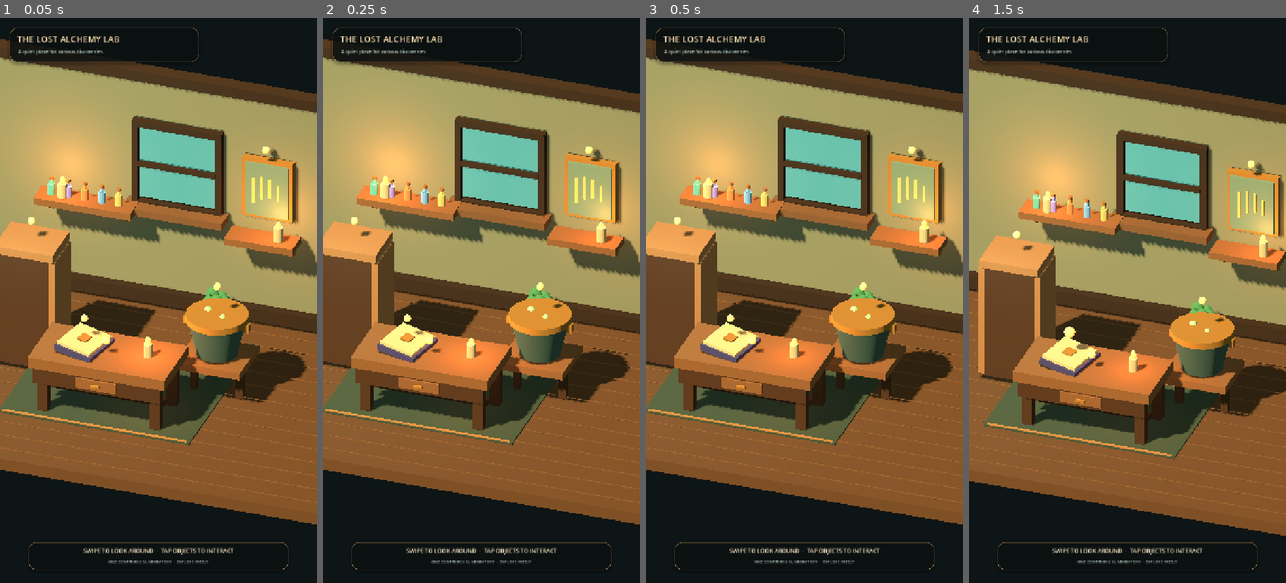
Above: before the commit, frames 1-4 (left to right).
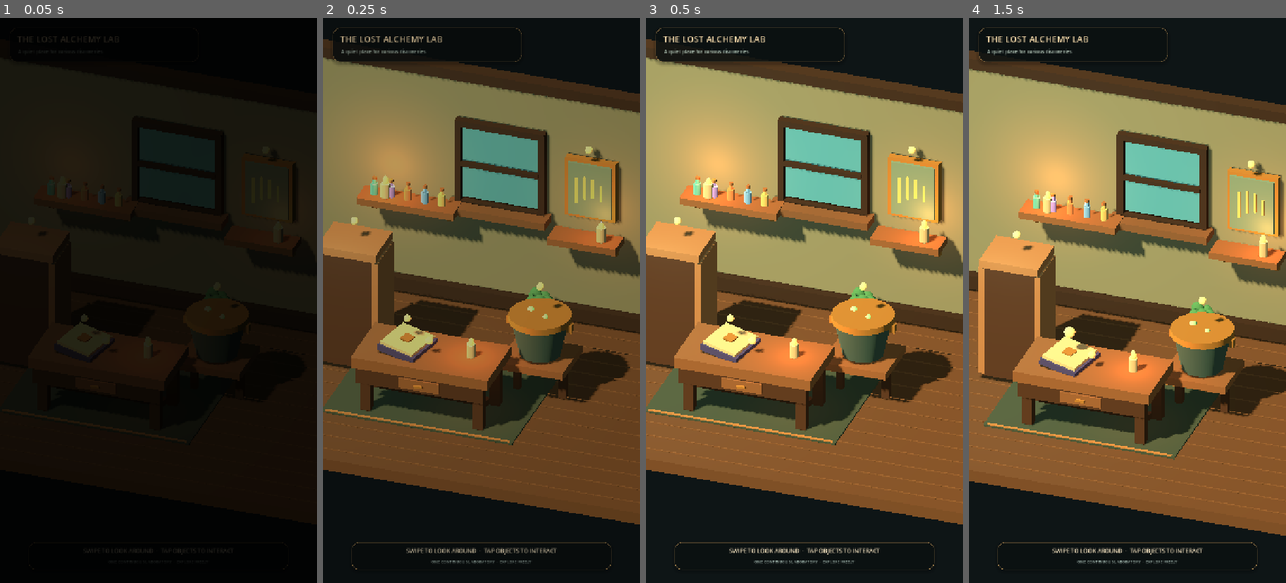
Above: after the commit, the same moments.

Repository: Kryodo/spell-sort-game
Game: Godot game, scene res://scenes/lab_room_prototype.tscn
Two runs of this game, one before a commit and one after it. Both use one fixed random seed, a clock stepped at 60 frames per second and the inputs below.
Inputs (mouse positions are in pixels of both pictures, inside the frame that each line leads up to):
- Up to frame 1 (0.05 s): no input
- Up to frame 2 (0.25 s): no input
- Up to frame 3 (0.5 s): no input
- Up to frame 4 (1.5 s): move the mouse to (1197, 272) at 0.52 s; click (1197, 272) at 0.67 s; drag from (1064, 328) to (1111, 413) at 1.27 s

The runs differ from the first frame. In frame 1, 77% of the frame differs, in the area x 0-100%, y 1-98%; in frame 2, 60%; in frame 3, nothing differs; in frame 4, nothing differs.

Commit message:
Add a workbench-focused transition from the 3D hub

Diff:
--- a/scripts/lab_room_prototype.gd
+++ b/scripts/lab_room_prototype.gd
@@ -22,6 +22,7 @@
 var _gesture_last := Vector2.ZERO
 var _gesture_active := false
 var _gesture_moved := false
+var _transition_overlay: ColorRect
 
 
 func _ready() -> void:
@@ -31,6 +32,7 @@
 	_build_hub_wings()
 	_build_interactables()
 	_build_hud()
+	_build_transition_overlay()
 
 
 func _build_world() -> void:
@@ -627,11 +629,37 @@
 
 func _on_primary_pressed() -> void:
 	if _active_interaction == "alchemy_table":
-		get_tree().change_scene_to_file(PUZZLE_SCENE)
+		_transition_to_scene(PUZZLE_SCENE, true)
 	elif _active_interaction == "world_map" or _active_interaction == "chapter_gate":
-		get_tree().change_scene_to_file(CHAPTER_SCENE)
+		_transition_to_scene(CHAPTER_SCENE)
 	else:
 		_close_modal()
+
+
+func _build_transition_overlay() -> void:
+	var layer := CanvasLayer.new()
+	layer.layer = 100
+	add_child(layer)
+	_transition_overlay = ColorRect.new()
+	_transition_overlay.color = Color.BLACK
+	_transition_overlay.modulate.a = 1.0
+	_transition_overlay.set_anchors_and_offsets_preset(Control.PRESET_FULL_RECT)
+	_transition_overlay.mouse_filter = Control.MOUSE_FILTER_IGNORE
+	layer.add_child(_transition_overlay)
+	var fade_in := create_tween()
+	fade_in.tween_property(_transition_overlay, "modulate:a", 0.0, 0.34)
+
+
+func _transition_to_scene(scene_path: String, zoom_to_bench: bool = false) -> void:
+	if _transition_overlay == null:
+		get_tree().change_scene_to_file(scene_path)
+		return
+	var fade_out := create_tween().set_parallel(true)
+	fade_out.tween_property(_transition_overlay, "modulate:a", 1.0, 0.30)
+	if zoom_to_bench and _camera != null:
+		fade_out.tween_property(_camera, "size", 9.2, 0.30)
+	await fade_out.finished
+	get_tree().change_scene_to_file(scene_path)
 
 
 func _close_modal() -> void:
